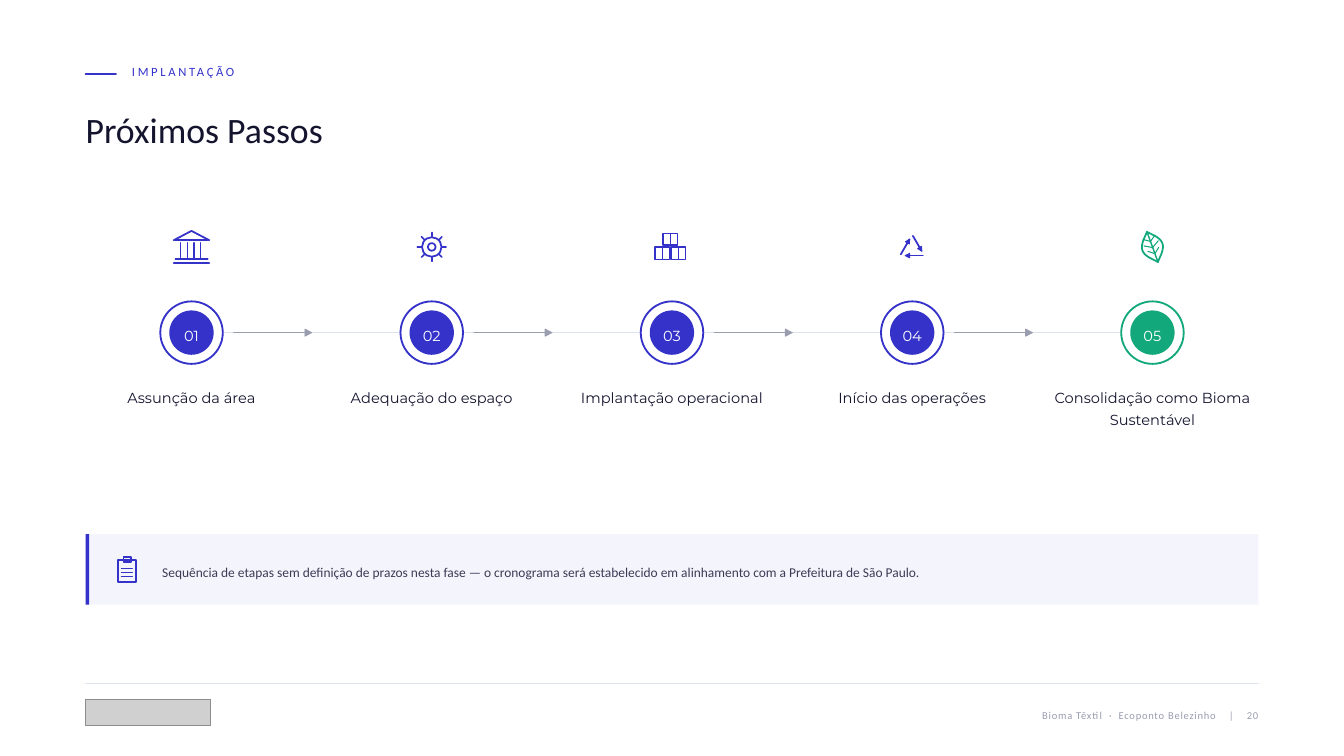
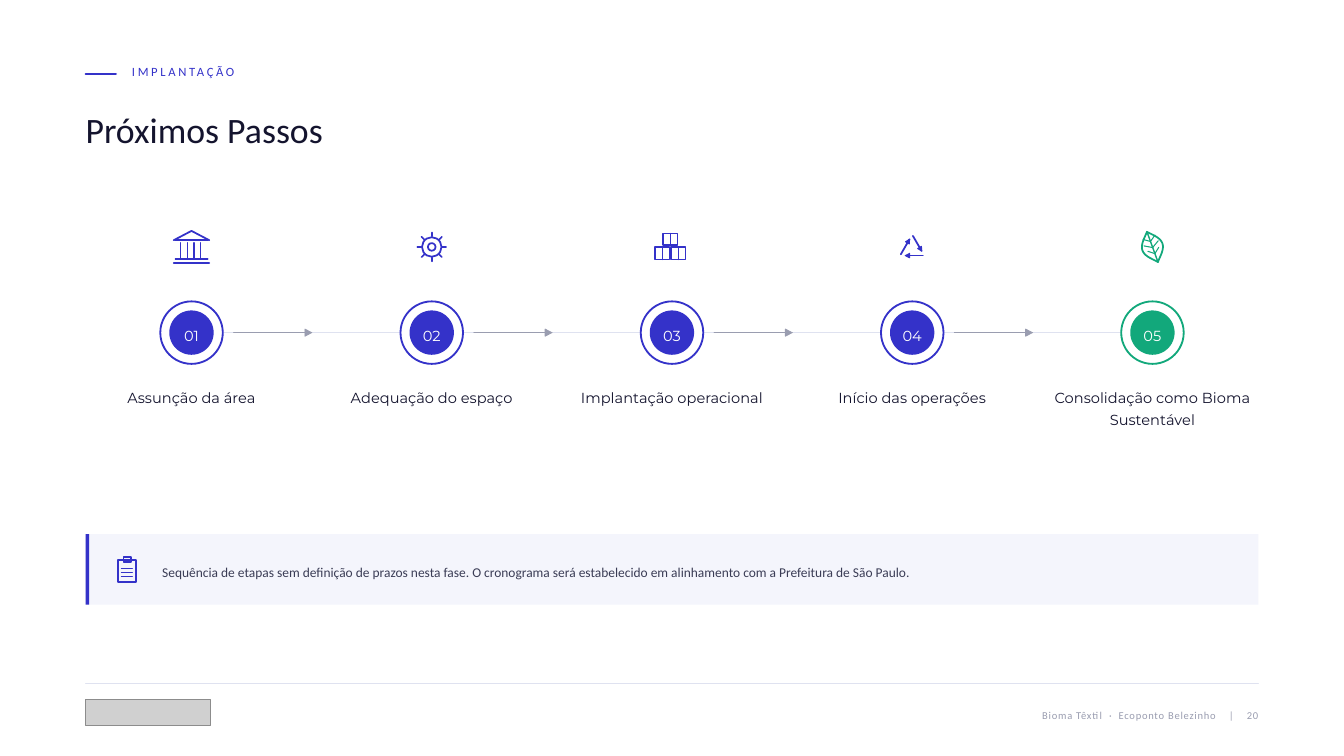
Before and after one commit to giovaniwawa789-beep/Kiro, a slide deck: slide 20 of apresentacoes/bioma_textil/Nunes_Lucato_Bioma_Textil_Ecoponto_Belezinho__Calibri.pptx. Drawn at 1344x756 pixels with LibreOffice and Linux fonts; fonts in the diff are those of the drawing; grey boxes stand for pictures. Boxes give left, top, right and bottom in pixels: in the first picture for what was removed or moved away, otherwise in the second. Text is boxed around its words. In the diff, an @@ line names an element or a change of style, - is before the commit and + after.

```diff
--- a/apresentacoes/bioma_textil/Nunes_Lucato_Bioma_Textil_Ecoponto_Belezinho__Calibri.pptx
+++ b/apresentacoes/bioma_textil/Nunes_Lucato_Bioma_Textil_Ecoponto_Belezinho__Calibri.pptx
@@ text at box(162, 567, 910, 580): text changed @@
-Sequência de etapas sem definição de prazos nesta fase — o cronograma será estabelecido em alinhamento com a Prefeitura de São Paulo.
+Sequência de etapas sem definição de prazos nesta fase. O cronograma será estabelecido em alinhamento com a Prefeitura de São Paulo.
```
Also in this commit, not shown: 5 other slides changed, 3 other files.
